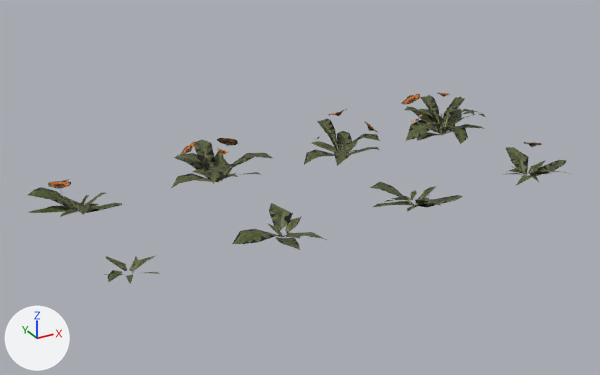
What one commit did to the glTF model assets/models/polyhaven/flower_gazania.glb.
The view is the same before and after, from a 50 mm lens placed at (-1.057, -1.84, 0.947), pointed at (-0.036, 0.017, 0.018). Arrows for +X, +Y and +Z are at lower left; the lights stay in place. The first picture is the older version. Where no turn or scale is listed for an object, it has been applied to the vertices. Vertices at exactly the same position are counted once.

In view in the first picture: 'flower_gazania_a_LOD0'.
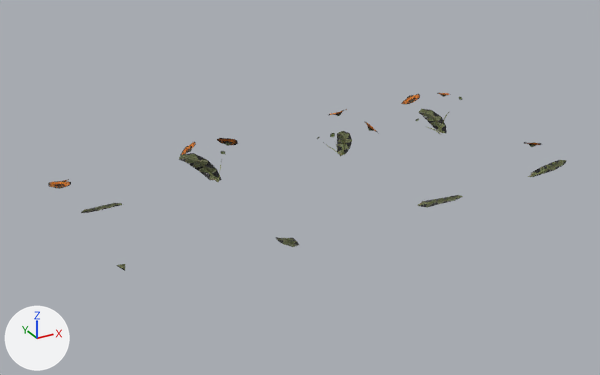
Boxes [x1, y1, x2, y2] around the edits, measured in the pictures (600 x 375 px):
'flower_gazania_a_LOD0', reshaped (7% shorter): before [28, 93, 570, 284]; after [48, 93, 567, 271]
part 1 of me_plane_097, deleted: before [28, 95, 570, 284]
part 2 of me_plane_097, cut back: before [95, 155, 222, 271]; after [95, 156, 222, 270]
part 3 of me_plane_097, reshaped: before [277, 238, 300, 250]; after [277, 237, 299, 246]
part 4 of me_plane_097, reshaped: [428, 196, 452, 207] in both
part 5 of me_plane_097, reshaped: before [542, 162, 559, 171]; after [542, 162, 559, 172]
part 6 of me_plane_097, cut back: before [334, 109, 441, 147]; after [323, 110, 441, 153]

The change in detail:
me_plane_097 is used by ob_flower_gazania_a_lod0; location (0.031, 0.029, 0.054).
me_plane_097 had 2548 vertices, 3637 faces and spanned x -0.767..0.713, y -0.357..0.344, z -0.059..0.095.
me_plane_097 now has 1717 vertices, 2891 faces and spans x -0.711..0.691, y -0.347..0.327, z -0.056..0.095.
me_plane_097 part 1: 109 loose pieces with 792 vertices, spanning x -0.767..0.713, y -0.357..0.344, z -0.059..0.055, are deleted.
Part 2, on me_plane_097:
15 vertices are removed from x -0.68..-0.217, y -0.222..0.326, z -0.043..0.039.
43 faces are deleted.
20 new faces join them.
Part 3, on me_plane_097:
3 vertices are removed from x -0.261..-0.237, y -0.357..-0.293, z -0.027..-0.023.
8 faces are deleted.
4 new faces join them.
Part 4, on me_plane_097:
3 vertices are removed from x 0.172..0.227, y -0.285..-0.228, z -0.053..-0.028.
9 faces are deleted.
5 new faces join them.
Part 5, on me_plane_097:
2 vertices are removed from x 0.636..0.638, y -0.254..-0.23, z -0.03..-0.029.
6 faces are deleted.
3 new faces join them.
Part 6, on me_plane_097:
16 vertices are removed from x 0.135..0.598, y 0.163..0.335, z -0.051..0.023.
51 faces are deleted.
25 new faces join them.
